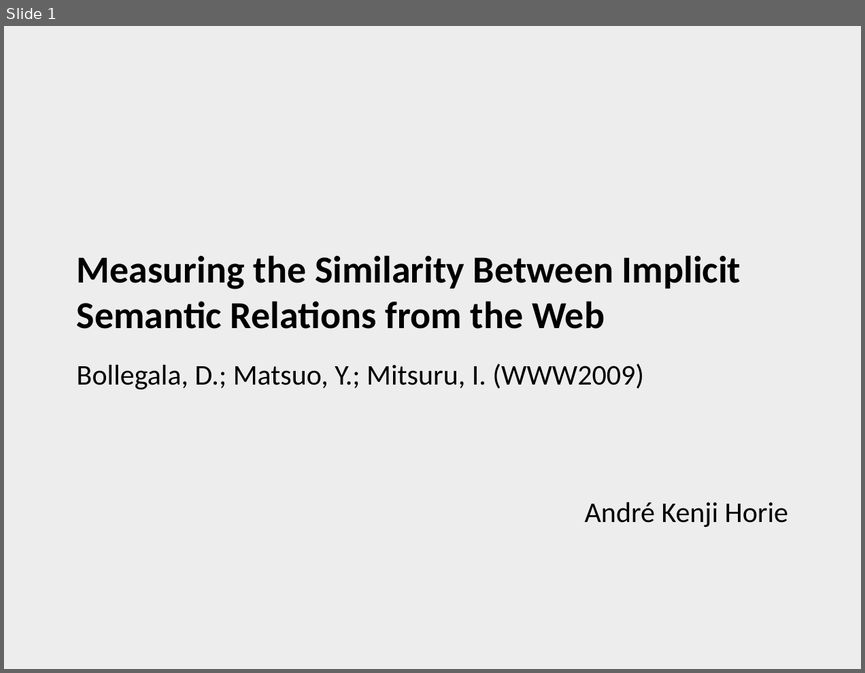
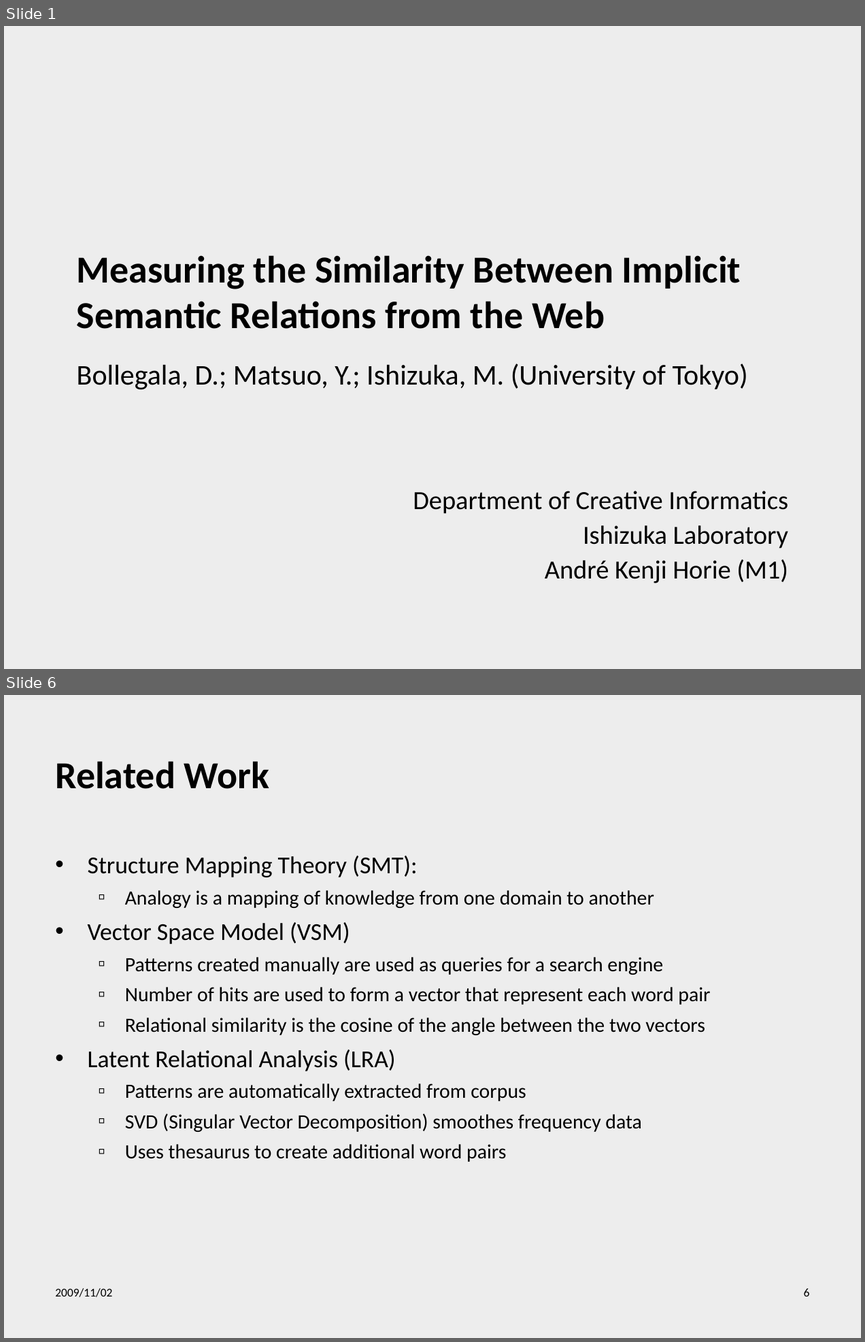
Before and after one commit to henriquekano/horie-dev, a slide deck: 2009.2 ウェブ工学/Relational Similarity.ppt. Shown one above the other, each under a label of ours: slide 1 before the commit, slides 1 and 6 after it; the slides between them are not shown. The pictures are 865x673 and 865x1342 pixels, drawn with LibreOffice and Linux fonts; fonts in the diff are those of the drawing; background and template pictures are left out. Boxes give left, top, right and bottom in pixels: in the first picture for what was removed or moved away, otherwise in the second. Text is boxed around its words. In the diff, an @@ line names an element or a change of style, - is before the commit and + after.

```diff
--- a/2009.2 ウェブ工学/Relational Similarity.ppt
+++ b/2009.2 ウェブ工学/Relational Similarity.ppt
@@ slide 6 added at <box>4,695,861,1338</box>, background picture (left out) @@
@@ title added at <box>55,761,269,789</box>, 32 pt, text #000000, bold @@
+Related Work
@@ text added at <box>88,855,710,1161</box>, 17 pt, text #000000 @@
+• Structure Mapping Theory (SMT):
+  ▫ Analogy is a mapping of knowledge from one domain to another
+• Vector Space Model (VSM)
+  ▫ Patterns created manually are used as queries for a search engine
+  ▫ Number of hits are used to form a vector that represent each word pair
+  ▫ Relational similarity is the cosine of the angle between the two vectors
+• Latent Relational Analysis (LRA)
+  ▫ Patterns are automatically extracted from corpus
+  ▫ SVD (Singular Vector Decomposition) smoothes frequency data
+  ▫ Uses thesaurus to create additional word pairs
@@ text added at <box>55,1288,112,1297</box>, 10 pt, text #000000 @@
+2009/11/02
@@ page number added at <box>804,1288,810,1296</box>, 10 pt, text #000000 @@
+6
@@ slide 1 changed as well @@
@@ title at <box>77,255,748,390</box>: text changed @@
-Measuring the Similarity Between Implicit Semantic Relations from the Web
-Bollegala, D.; Matsuo, Y.; Mitsuru, I. (WWW2009)
+Measuring the Similarity Between Implicit Semantic Relations from the Web
+Bollegala, D.; Matsuo, Y.; Ishizuka, M. (University of Tokyo)
@@ subtitle at <box>413,490,788,583</box>: text changed; size 24 to 22 pt @@
-André Kenji Horie
+Department of Creative Informatics
+Ishizuka Laboratory
+André Kenji Horie (M1)
```
Also in this commit, not shown: 3 other slides changed, 17 other slides added.
